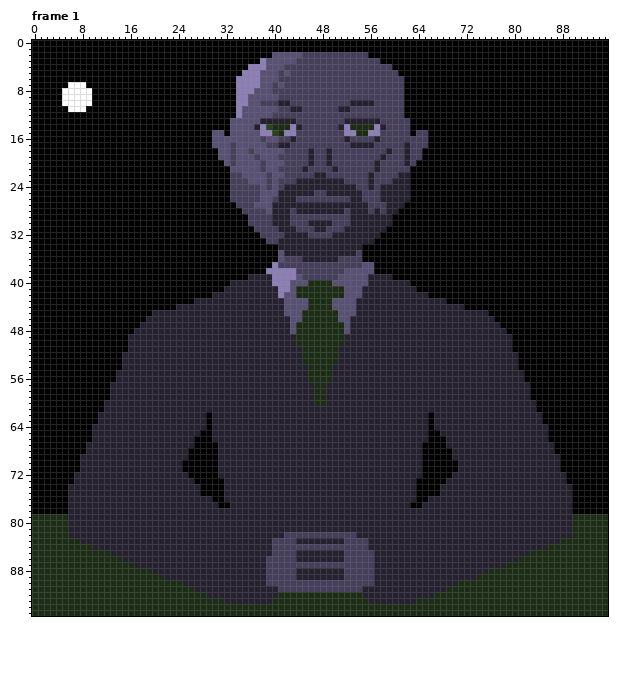
Pixel-art file: assets/art/spokesman.aseprite. The picture above is the old version.
96x96 pixels, 2 frames. Colours within 5 levels of each other are drawn and written as one. Shown: frame 1. The commit also changed other frames, which this record leaves out.
New version:
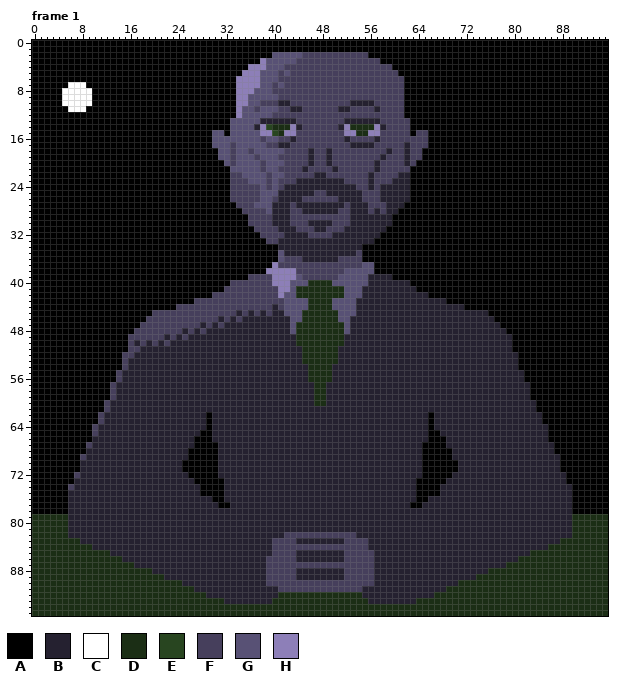
Palette (. is transparent): A #000000  B #252130  C #ffffff  D #1b2e15  E #284520  F #463f5c  G #585175  H #8d7fb8
Log entry: added smiling and frowning animations
The exact change:
{"change": "layer \"Smiling\" added"}
{"change": "layer \"dark af\" removed"}
{"change": "layer \"Layer 1\" removed"}
{"where": "frame 1, layer \"Smiling\""}
{"frame":1,"y":11,"x":37,"old":"G","new":"F"}
{"frame":1,"y":11,"x":57,"old":"F","new":"B"}
{"frame":1,"y":26,"x":44,"old":"F","new":"B"}
{"frame":1,"y":26,"x":51,"old":"FF","new":"BB"}
{"frame":1,"y":27,"x":43,"old":"B","new":"F"}
{"frame":1,"y":27,"x":52,"old":"B","new":"F"}
{"frame":1,"y":28,"x":44,"old":"B","new":"F"}
{"frame":1,"y":28,"x":51,"old":"B","new":"F"}
{"frame":1,"y":39,"x":36,"old":"BBBB","new":"FFFF"}
{"frame":1,"y":40,"x":33,"old":"BBBBBBB","new":"FFFFFFF"}
{"frame":1,"y":41,"x":32,"old":"BBBBBBBBB","new":"FFFFFFFFF"}
{"frame":1,"y":42,"x":30,"old":"BBBBBBBBBBB","new":"FFFFFFFFFFF"}
{"frame":1,"y":43,"x":27,"old":"BBBBBBBBBBBBBBB","new":"FFFFFFFFFFFFFFF"}
{"frame":1,"y":44,"x":24,"old":"BBBBBBBBBBBBBBBB","new":"FFFFFFFFFFFFFFFF"}
{"frame":1,"y":44,"x":41,"old":"B","new":"F"}
{"frame":1,"y":45,"x":20,"old":"BBBBBBBBBBBBBB","new":"FFFFFFFFFFFFFF"}
{"frame":1,"y":45,"x":35,"old":"B","new":"F"}
{"frame":1,"y":45,"x":37,"old":"B","new":"F"}
{"frame":1,"y":45,"x":39,"old":"B","new":"F"}
{"frame":1,"y":46,"x":19,"old":"BBBBBBBBBBBB","new":"FFFFFFFFFFFF"}
{"frame":1,"y":46,"x":32,"old":"B","new":"F"}
{"frame":1,"y":46,"x":34,"old":"B","new":"F"}
{"frame":1,"y":47,"x":18,"old":"BBBBBBBBBB","new":"FFFFFFFFFF"}
{"frame":1,"y":47,"x":29,"old":"B","new":"F"}
{"frame":1,"y":47,"x":31,"old":"B","new":"F"}
{"frame":1,"y":48,"x":17,"old":"BBBBBBBB","new":"FFFFFFFF"}
{"frame":1,"y":48,"x":26,"old":"B","new":"F"}
{"frame":1,"y":48,"x":28,"old":"B","new":"F"}
{"frame":1,"y":49,"x":16,"old":"BBBBBB","new":"FFFFFF"}
{"frame":1,"y":49,"x":23,"old":"B","new":"F"}
{"frame":1,"y":49,"x":25,"old":"B","new":"F"}
{"frame":1,"y":50,"x":16,"old":"B","new":"F"}
{"frame":1,"y":50,"x":18,"old":"B","new":"F"}
{"frame":1,"y":50,"x":20,"old":"B","new":"F"}
{"frame":1,"y":50,"x":22,"old":"B","new":"F"}
{"frame":1,"y":51,"x":16,"old":"BB","new":"FF"}
{"frame":1,"y":52,"x":15,"old":"BB","new":"FF"}
{"frame":1,"y":53,"x":15,"old":"B","new":"F"}
{"frame":1,"y":54,"x":15,"old":"B","new":"F"}
{"frame":1,"y":55,"x":14,"old":"B","new":"F"}
{"frame":1,"y":56,"x":14,"old":"B","new":"F"}
{"frame":1,"y":57,"x":13,"old":"B","new":"F"}
{"frame":1,"y":58,"x":13,"old":"B","new":"F"}
{"frame":1,"y":59,"x":13,"old":"B","new":"F"}
{"frame":1,"y":60,"x":12,"old":"B","new":"F"}
{"frame":1,"y":61,"x":12,"old":"B","new":"F"}
{"frame":1,"y":62,"x":11,"old":"B","new":"F"}
{"frame":1,"y":63,"x":11,"old":"B","new":"F"}
{"frame":1,"y":64,"x":10,"old":"B","new":"F"}
{"frame":1,"y":65,"x":10,"old":"B","new":"F"}
{"frame":1,"y":67,"x":9,"old":"B","new":"F"}
{"frame":1,"y":69,"x":8,"old":"B","new":"F"}
{"frame":1,"y":72,"x":7,"old":"B","new":"F"}
{"frame":1,"y":74,"x":6,"old":"B","new":"F"}
{"label":"changed","picture_box":[254,106,260,112]}
{"label":"changed","picture_box":[374,106,380,112]}
{"label":"changed","picture_box":[290,196,302,214]}
{"label":"changed","picture_box":[338,196,350,214]}
{"label":"changed","picture_box":[68,274,284,490]}
